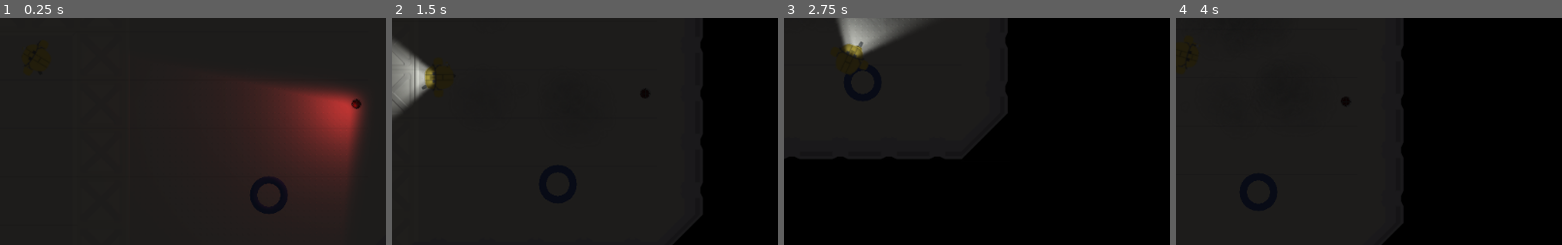
Above: before the commit, frames 1-4 (left to right).
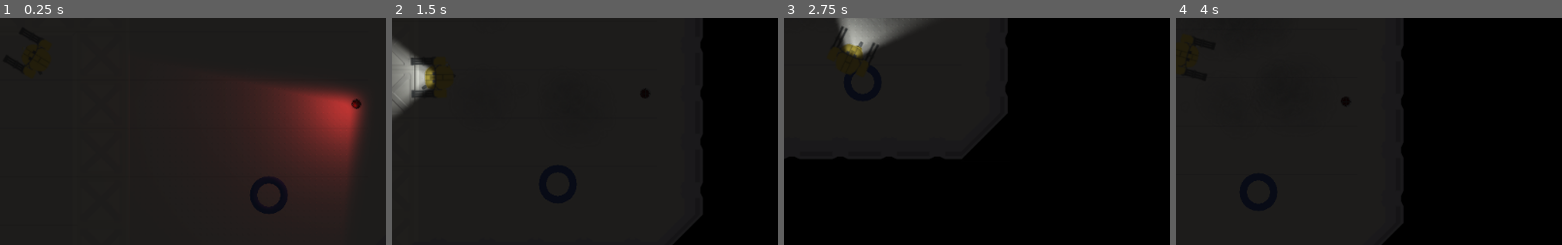
Above: after the commit, the same moments.

Repository: Henelik/robobill
Game: Godot game, scene res://scenes/light test.tscn
The game is run twice, just before and just after one commit, with the same random seed, the same clock (stepped at 60 frames per second) and the same inputs.
Inputs (mouse positions are % of the whole screen's width and height, from its top left):
- Up to frame 1 (0.25 s): no input
- Up to frame 2 (1.5 s): move the mouse to (72, 45) at 0.52 s; press the mouse at (72, 45) at 0.53 s; hold D (right) 0.53-1.28 s; move the mouse to (30, 55) at 1.27 s; release the mouse at (30, 55) at 1.28 s; hold S (down) from 1.28 s (still down); tap L (light) at 1.35 s
- Up to frame 3 (2.75 s): click (30, 55) at 1.55 s; move the mouse to (60, 28) at 2.02 s; release S (down) at 2.03 s; press the mouse at (60, 28) at 2.03 s; hold D (right) from 2.03 s (still down)
- Up to frame 4 (4 s): move the mouse to (45, 70) at 2.77 s; release D (right) at 2.78 s; release the mouse at (45, 70) at 2.78 s; hold W (up) 2.78-3.53 s; click (45, 70) at 2.85 s; move the mouse to (80, 65) at 3.52 s; hold A (left) from 3.53 s (still down); hold L (light) from 3.53 s (still down); click (80, 65) at 3.8 s
The pictures show only the part of the screen within x 46-96%, y 41-91%; the shares and areas given below are measured in that part.

The runs differ from the first frame. In frame 2, 0.2% of the frame differs, in the area x 4-10%, y 17-36%; in frame 3, 0.1%; in frame 4, less than 0.1%.

Commit message:
Added minigun

Diff:
--- a/project.godot
+++ b/project.godot
@@ -50,6 +50,11 @@
 "events": [ Object(InputEventKey,"resource_local_to_scene":false,"resource_name":"","device":0,"alt":false,"shift":false,"control":false,"meta":false,"command":false,"pressed":false,"scancode":76,"unicode":0,"echo":false,"script":null)
  ]
 }
+primary_fire={
+"deadzone": 0.5,
+"events": [ Object(InputEventMouseButton,"resource_local_to_scene":false,"resource_name":"","device":0,"alt":false,"shift":false,"control":false,"meta":false,"command":false,"button_mask":0,"position":Vector2( 0, 0 ),"global_position":Vector2( 0, 0 ),"factor":1.0,"button_index":1,"pressed":false,"doubleclick":false,"script":null)
+ ]
+}
 
 [rendering]
 
--- a/scenes/Player.tscn
+++ b/scenes/Player.tscn
@@ -1,16 +1,132 @@
-[gd_scene load_steps=10 format=2]
+[gd_scene load_steps=16 format=2]
 
 [ext_resource path="res://scripts/Player.gd" type="Script" id=1]
 [ext_resource path="res://images/player/bill_body_col.png" type="Texture" id=2]
 [ext_resource path="res://images/player/bill_body_nor.png" type="Texture" id=3]
 [ext_resource path="res://images/headlight.png" type="Texture" id=4]
-[ext_resource path="res://images/player/bill_legs_col.png" type="Texture" id=5]
-[ext_resource path="res://images/player/bill_legs_nor.png" type="Texture" id=6]
+[ext_resource path="res://images/weapons/minigun/col.png" type="Texture" id=5]
+[ext_resource path="res://images/weapons/minigun/nor.png" type="Texture" id=6]
+[ext_resource path="res://images/player/bill_legs_col.png" type="Texture" id=7]
+[ext_resource path="res://images/player/bill_legs_nor.png" type="Texture" id=8]
 
 [sub_resource type="CircleShape2D" id=1]
 radius = 20.3674
 
-[sub_resource type="Animation" id=3]
+[sub_resource type="Animation" id=4]
+resource_name = "Fire"
+length = 0.3
+loop = true
+tracks/0/type = "value"
+tracks/0/path = NodePath(".:frame")
+tracks/0/interp = 1
+tracks/0/loop_wrap = true
+tracks/0/imported = false
+tracks/0/enabled = true
+tracks/0/keys = {
+"times": PoolRealArray( 0, 0.3 ),
+"transitions": PoolRealArray( 1, 1 ),
+"update": 0,
+"values": [ 0, 7 ]
+}
+tracks/1/type = "value"
+tracks/1/path = NodePath(".:offset")
+tracks/1/interp = 1
+tracks/1/loop_wrap = true
+tracks/1/imported = false
+tracks/1/enabled = true
+tracks/1/keys = {
+"times": PoolRealArray( 0, 0.3 ),
+"transitions": PoolRealArray( 1, 1 ),
+"update": 0,
+"values": [ Vector2( -3, 0 ), Vector2( 0, 0 ) ]
+}
+
+[sub_resource type="Animation" id=5]
+resource_name = "Idle"
+length = 0.1
+tracks/0/type = "value"
+tracks/0/path = NodePath(".:frame")
+tracks/0/interp = 1
+tracks/0/loop_wrap = true
+tracks/0/imported = false
+tracks/0/enabled = true
+tracks/0/keys = {
+"times": PoolRealArray( 0 ),
+"transitions": PoolRealArray( 1 ),
+"update": 1,
+"values": [ 0 ]
+}
+tracks/1/type = "value"
+tracks/1/path = NodePath(".:offset")
+tracks/1/interp = 1
+tracks/1/loop_wrap = true
+tracks/1/imported = false
+tracks/1/enabled = true
+tracks/1/keys = {
+"times": PoolRealArray( 0 ),
+"transitions": PoolRealArray( 1 ),
+"update": 0,
+"values": [ Vector2( 0, 0 ) ]
+}
+
+[sub_resource type="Animation" id=6]
+resource_name = "Fire"
+length = 0.3
+loop = true
+tracks/0/type = "value"
+tracks/0/path = NodePath(".:frame")
+tracks/0/interp = 1
+tracks/0/loop_wrap = true
+tracks/0/imported = false
+tracks/0/enabled = true
+tracks/0/keys = {
+"times": PoolRealArray( 0, 0.3 ),
+"transitions": PoolRealArray( 1, 1 ),
+"update": 0,
+"values": [ 0, 7 ]
+}
+tracks/1/type = "value"
+tracks/1/path = NodePath(".:offset")
+tracks/1/interp = 1
+tracks/1/loop_wrap = true
+tracks/1/imported = false
+tracks/1/enabled = true
+tracks/1/keys = {
+"times": PoolRealArray( 0, 0.3 ),
+"transitions": PoolRealArray( 1, 1 ),
+"update": 0,
+"values": [ Vector2( -5, 0 ), Vector2( 0, 0 ) ]
+}
+
+[sub_resource type="Animation" id=7]
+resource_name = "Idle"
+length = 0.1
+tracks/0/type = "value"
+tracks/0/path = NodePath(".:frame")
+tracks/0/interp = 1
+tracks/0/loop_wrap = true
+tracks/0/imported = false
+tracks/0/enabled = true
+tracks/0/keys = {
+"times": PoolRealArray( 0 ),
+"transitions": PoolRealArray( 1 ),
+"update": 1,
+"values": [ 0 ]
+}
+tracks/1/type = "value"
+tracks/1/path = NodePath(".:offset")
+tracks/1/interp = 1
+tracks/1/loop_wrap = true
+tracks/1/imported = false
+tracks/1/enabled = true
+tracks/1/keys = {
+"times": PoolRealArray( 0 ),
+"transitions": PoolRealArray( 1 ),
+"update": 0,
+"values": [ Vector2( 0, 0 ) ]
+}
+
+[sub_resource type="Animation" id=2]
 resource_name = "Idle"
 tracks/0/type = "value"
 tracks/0/path = NodePath(".:frame")
@@ -25,8 +141,7 @@
 "values": [ 1 ]
 }
 
-[sub_resource type="Animation" id=2]
-resource_name = "Walking"
+[sub_resource type="Animation" id=3]
 loop = true
 tracks/0/type = "value"
 tracks/0/path = NodePath(".:frame")
@@ -60,6 +175,8 @@
 light_path = NodePath("Body/Light2D")
 legs_path = NodePath("Legs")
 legs_player_path = NodePath("Legs/LegsPlayer")
+left_weapon_player_path = NodePath("Body/LeftWeapon/LeftWeaponPlayer")
+right_weapon_player_path = NodePath("Body/RightWeapon/RightWeaponPlayer")
 
 [node name="Camera2D" type="Camera2D" parent="."]
 current = true
@@ -87,14 +204,39 @@
 shadow_filter = 3
 shadow_filter_smooth = 7.0
 
+[node name="LeftWeapon" type="Sprite" parent="Body"]
+position = Vector2( 12, 0 )
+z_index = -1
+texture = ExtResource( 5 )
+normal_map = ExtResource( 6 )
+vframes = 2
+hframes = 4
+
+[node name="LeftWeaponPlayer" type="AnimationPlayer" parent="Body/LeftWeapon"]
+anims/Fire = SubResource( 4 )
+anims/Idle = SubResource( 5 )
+
+[node name="RightWeapon" type="Sprite" parent="Body"]
+position = Vector2( 12, 0 )
+scale = Vector2( 1, -1 )
+z_index = -1
+texture = ExtResource( 5 )
+normal_map = ExtResource( 6 )
+vframes = 2
+hframes = 4
+
+[node name="RightWeaponPlayer" type="AnimationPlayer" parent="Body/RightWeapon"]
+anims/Fire = SubResource( 6 )
+anims/Idle = SubResource( 7 )
+
 [node name="Legs" type="Sprite" parent="."]
 z_index = 1
-texture = ExtResource( 5 )
-normal_map = ExtResource( 6 )
+texture = ExtResource( 7 )
+normal_map = ExtResource( 8 )
 vframes = 5
 hframes = 8
 frame = 5
 
 [node name="LegsPlayer" type="AnimationPlayer" parent="Legs"]
-anims/Idle = SubResource( 3 )
-anims/Walking = SubResource( 2 )
+anims/Idle = SubResource( 2 )
+anims/Walking = SubResource( 3 )
--- a/scripts/Player.gd
+++ b/scripts/Player.gd
@@ -18,6 +18,11 @@
 var legs
 var legs_player
 
+export (NodePath) var left_weapon_player_path
+export (NodePath) var right_weapon_player_path
+var left_weapon_player
+var right_weapon_player
+
 var walking
 
 func _ready():
@@ -25,6 +30,8 @@
 	light = get_node(light_path)
 	legs = get_node(legs_path)
 	legs_player = get_node(legs_player_path)
+	left_weapon_player = get_node(left_weapon_player_path)
+	right_weapon_player = get_node(right_weapon_player_path)
 
 func get_input():
 	velocity = Vector2()
@@ -44,6 +51,12 @@
 		walking = true
 	if Input.is_action_pressed('light'):
 		toggle_light()
+	if Input.is_action_pressed('primary_fire'):
+		left_weapon_player.play("Fire")
+		right_weapon_player.play("Fire")
+	else:
+		left_weapon_player.play("Idle")
+		right_weapon_player.play("Idle")
 	if velocity.x != 0 || velocity.y != 0:
 		legs_player.play("Walking")
 	else:
Binary file added: images/weapons/minigun/col.png
Not shown, added: images/weapons/minigun/col.png.import
Binary file added: images/weapons/minigun/nor.png
Not shown, added: images/weapons/minigun/nor.png.import
